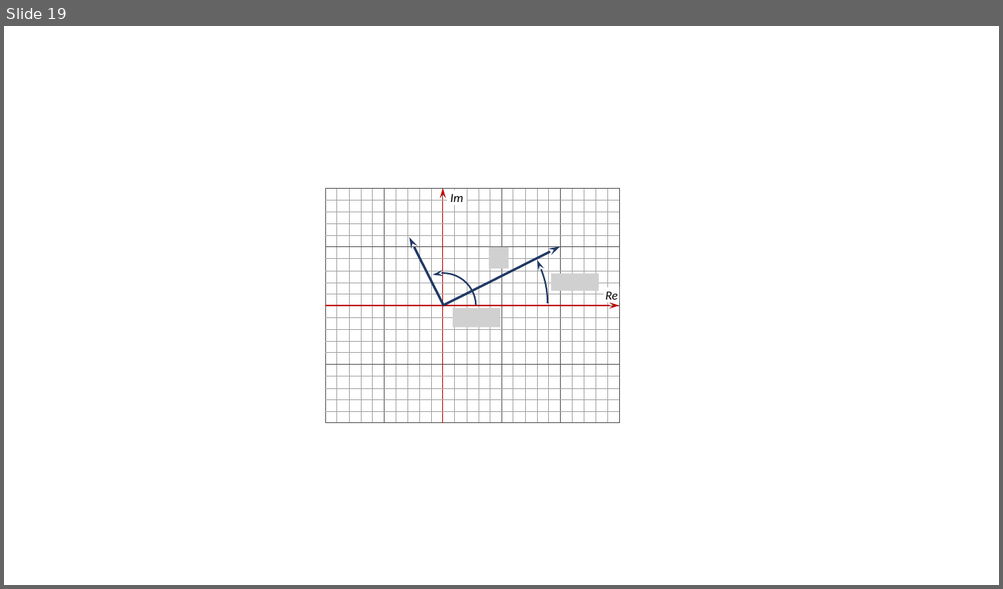
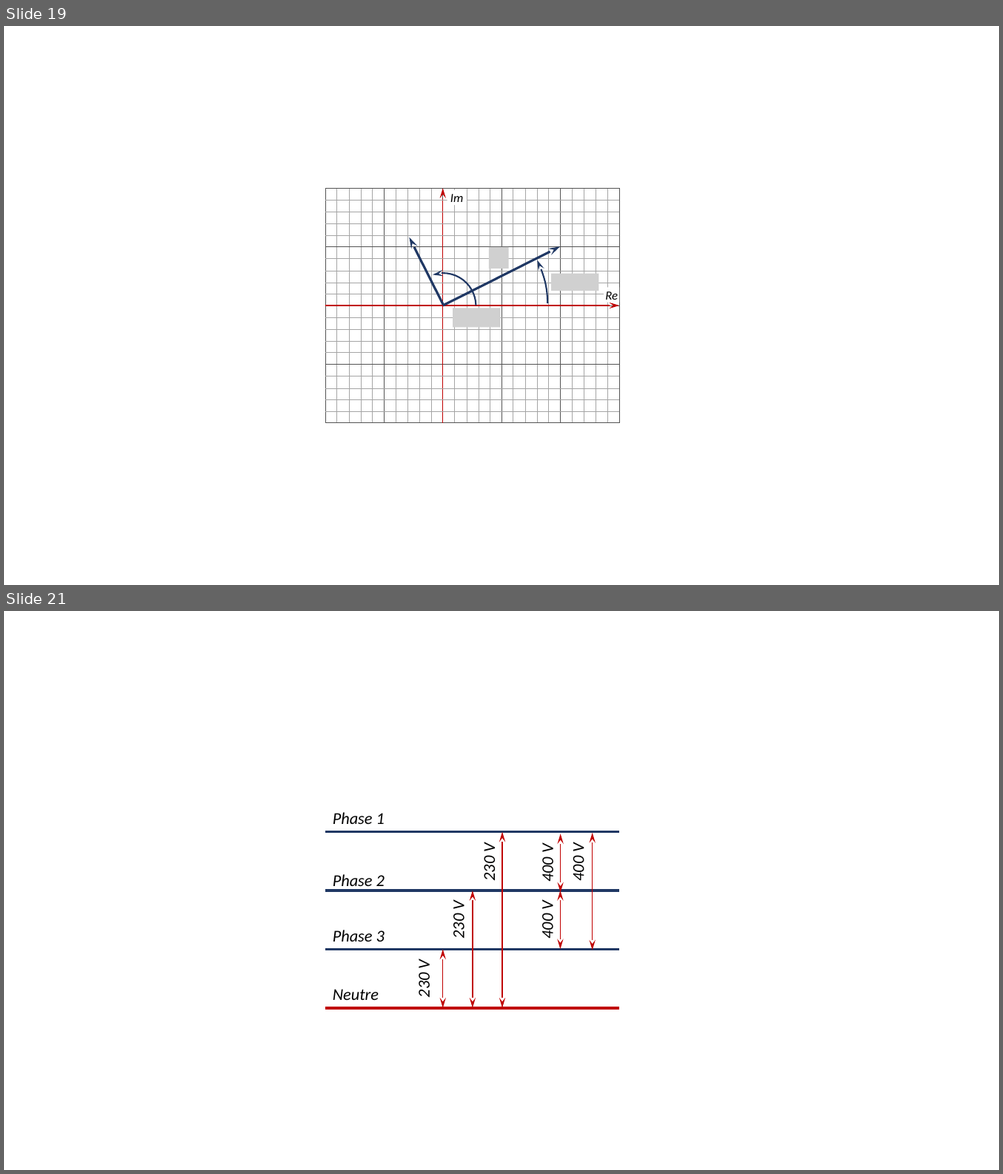
Before and after one commit to xpessoles/PT_GenieElectrique, a slide deck: 04_SourceSinusoidale/04_SourceSinusoidale.pptx. Shown one above the other, each under a label of ours: slide 19 before the commit, slides 19 and 21 after it; the slides between them are not shown. The pictures are 1003x589 and 1003x1174 pixels, drawn with LibreOffice and Linux fonts; fonts in the diff are those of the drawing; grey boxes stand for pictures; background and template pictures are left out. Boxes give left, top, right and bottom in pixels: in the first picture for what was removed or moved away, otherwise in the second. Text is boxed around its words. In the diff, an @@ line names an element or a change of style, - is before the commit and + after.

```diff
--- a/04_SourceSinusoidale/04_SourceSinusoidale.pptx
+++ b/04_SourceSinusoidale/04_SourceSinusoidale.pptx
@@ slide 21 added at box(4, 611, 999, 1170), background #FFFFFF @@
@@ line added from (325, 832) to (619, 832), #203864 2.25 pt @@
@@ text added at box(333, 812, 384, 824), 16 pt, text #000000, italic @@
+Phase 1
@@ double arrow added from (503, 1008) to (503, 832), #C00000 1 pt @@
@@ double arrow added from (592, 951) to (592, 832), #C00000 1 pt @@
@@ text added at box(479, 844, 499, 880), 16 pt, text #000000, italic @@
+230 V
@@ text added at box(538, 845, 558, 882), 16 pt, text #000000, italic @@
+400 V
@@ double arrow added from (560, 893) to (560, 834), #C00000 1 pt @@
@@ text added at box(568, 844, 588, 880), 16 pt, text #000000, italic @@
+400 V
@@ text added at box(333, 874, 384, 891), 16 pt, text #000000, italic @@
+Phase 2
@@ line added from (325, 891) to (619, 891), #203864 2.25 pt @@
@@ double arrow added from (472, 1008) to (472, 891), #C00000 1 pt @@
@@ double arrow added from (560, 950) to (560, 891), #C00000 1 pt @@
@@ text added at box(448, 902, 468, 938), 16 pt, text #000000, italic @@
+230 V
@@ text added at box(537, 902, 557, 939), 16 pt, text #000000, italic @@
+400 V
@@ text added at box(333, 930, 384, 942), 16 pt, text #000000, italic @@
+Phase 3
@@ line added from (325, 950) to (619, 950), #203864 2.25 pt @@
@@ text added at box(414, 960, 434, 997), 16 pt, text #000000, italic @@
+230 V
@@ double arrow added from (443, 1008) to (443, 950), #C00000 1 pt @@
@@ line added from (325, 1008) to (619, 1008), #C00000 2.25 pt @@
@@ text added at box(333, 989, 378, 1000), 16 pt, text #000000, italic @@
+Neutre
```
Also in this commit, not shown: 3 other slides added, 3 other files.
